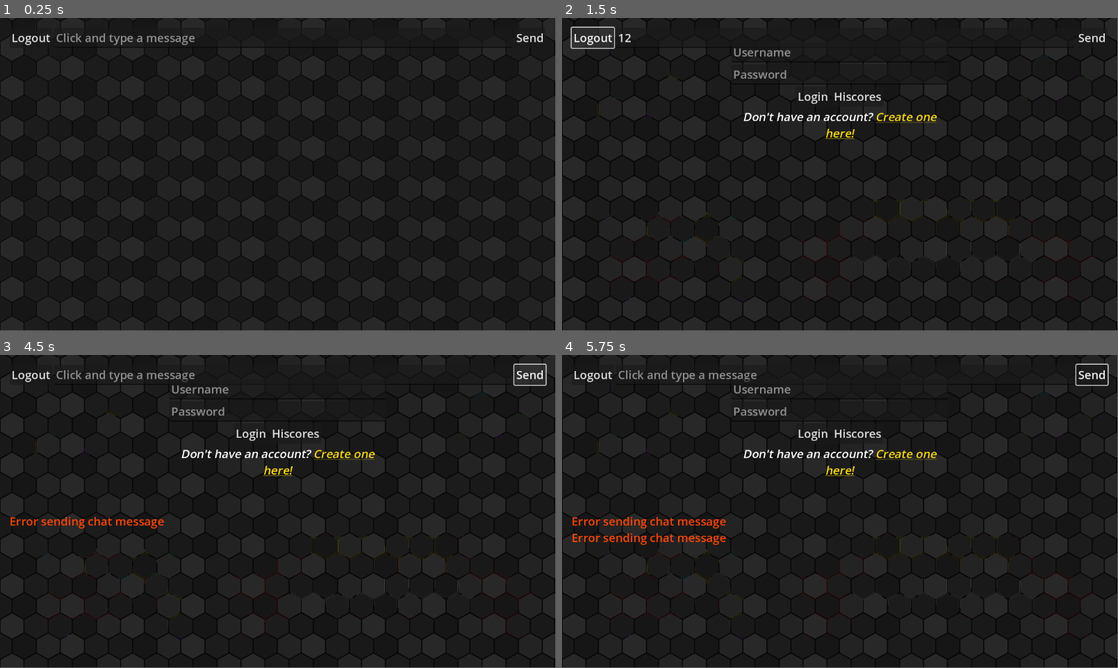
Above: before the commit, frames 1-4 (two rows, left to right).
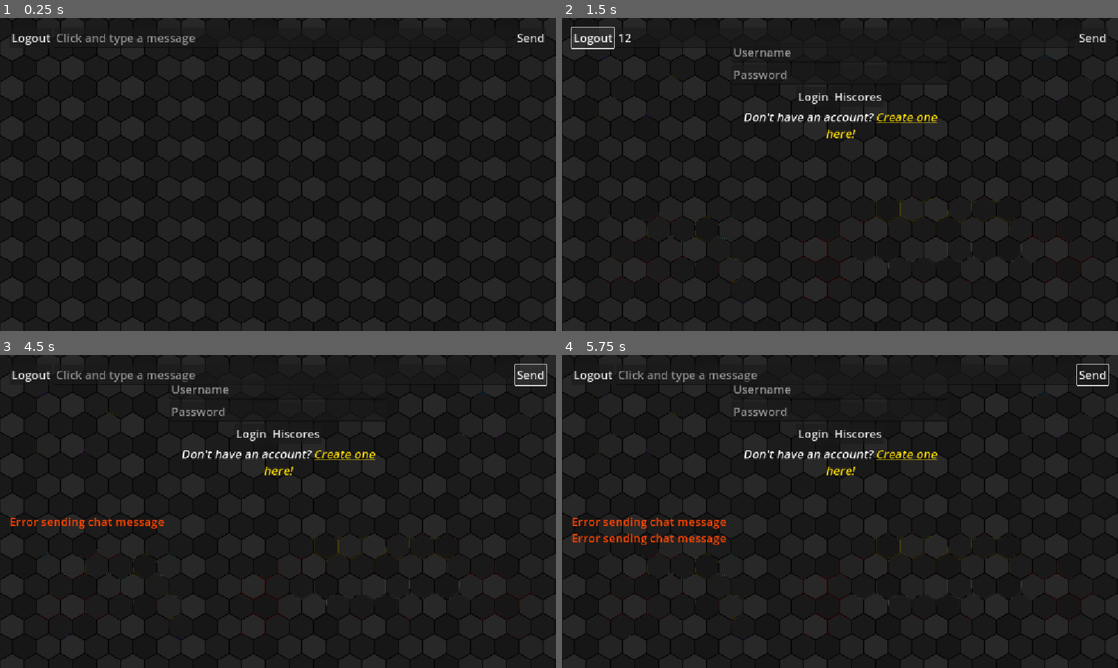
Above: after the commit, the same moments.

Repository: bugblazer/nodeHunger
Game: Godot game, scene res://states/ingame/ingame.tscn
Two runs of this game, one before a commit and one after it. Both use one fixed random seed, a clock stepped at 60 frames per second and the inputs below. This scene is started directly instead of the project's main scene.
Inputs (mouse positions are in pixels of both pictures, inside the frame that each line leads up to):
- Up to frame 1 (0.25 s): no input
- Up to frame 2 (1.5 s): click (845, 36) at 0.52 s; type "12" at 0.6 s; click "Logout" at 1.25 s
- Up to frame 3 (4.5 s): click (278, 389) at 2.02 s; type "Alex" at 2.1 s; click (278, 411) at 2.25 s; type "12" at 2.33 s; click "Login" at 2.75 s; click "Hiscores" at 3.5 s; click "Send" at 4.25 s
- Up to frame 4 (5.75 s): tap Enter at 5 s; drag from (840, 527) to (895, 442) at 5.02 s
In our replay, the window is 799x449 before the commit and 800x450 after it. These sizes can differ from the game's own. Grey fills any space a smaller window leaves; there, only what the larger window draws over its background counts as a difference.

The runs differ from the first frame. In frame 1, 1.0% of the frame differs, in the area x 0-100%, y 0-100%; in frame 2, 2.1%; in frame 3, 2.6%; in frame 4, 2.9%.

Commit message:
Client: fill the window, names grow with blobs, wider leaderboard
- project.godot: stretch mode canvas_items, aspect expand, dark clear colour (the stretch setting had never been committed).
- classes/cover_background: menu backgrounds scale to cover the window, anchored to the bottom so the logo stays in view.
- Nameplates: LabelSettings overrides theme font sizes, so the old font-size override did nothing. Each blob now gets its own LabelSettings and the font (and outline) grow with its radius.
- In-game leaderboard: 260px wide, no horizontal scrolling, names truncated with an ellipsis, scores right-aligned.

Diff:
--- /dev/null
+++ b/client/classes/cover_background/cover_background.gd
@@ -0,0 +1,16 @@
+extends Sprite2D
+## Scales a full-screen menu background so it always covers the window, whatever
+## its shape, without stretching the art. Wider or taller windows crop the top of
+## the picture, so the logo and mascot along the bottom stay in view.
+
+func _ready() -> void:
+	get_viewport().size_changed.connect(_fit)
+	_fit()
+
+func _fit() -> void:
+	var art := region_rect.size if region_enabled else texture.get_size()
+	var view := get_viewport_rect().size
+	var s: float = max(view.x / art.x, view.y / art.y)
+	centered = false
+	scale = Vector2(s, s)
+	position = Vector2((view.x - art.x * s) / 2.0, view.y - art.y * s)
--- a/client/classes/hiscores/hiscores.tscn
+++ b/client/classes/hiscores/hiscores.tscn
@@ -9,6 +9,7 @@
 grow_horizontal = 2
 grow_vertical = 2
 size_flags_vertical = 2
+horizontal_scroll_mode = 0
 script = ExtResource("1_810hp")
 
 [node name="VBoxContainer" type="VBoxContainer" parent="."]
@@ -21,12 +22,16 @@
 size_flags_vertical = 0
 
 [node name="Name" type="Label" parent="VBoxContainer/HBoxContainer"]
-custom_minimum_size = Vector2(150, 0)
+custom_minimum_size = Vector2(120, 0)
 layout_mode = 2
 size_flags_horizontal = 3
 text = "Abdul"
+clip_text = true
+text_overrun_behavior = 3
 
 [node name="Score" type="Label" parent="VBoxContainer/HBoxContainer"]
 layout_mode = 2
+custom_minimum_size = Vector2(90, 0)
 size_flags_horizontal = 8
 text = "1234"
+horizontal_alignment = 2
--- a/client/objects/actor/actor.gd
+++ b/client/objects/actor/actor.gd
@@ -53,6 +53,10 @@
 
 	_collision_shape.radius = radius
 	_nameplate.text = actor_name
+	# The scene's LabelSettings resource is shared by every blob, and it overrides
+	# theme font sizes. Give each blob its own copy so its name can grow with it.
+	_nameplate.label_settings = _nameplate.label_settings.duplicate()
+	_update_nameplate()
 
 func _process(delta: float) -> void:
 	if not is_equal_approx(_camera.zoom.x, _target_zoom):
@@ -101,7 +105,7 @@
 
 func _update_zoom() -> void:
 	if is_node_ready():
-		_nameplate.add_theme_font_size_override("font_size", max(16, radius / 2))
+		_update_nameplate()
 
 	if not is_player:
 		return
@@ -114,3 +118,10 @@
 #drawing the player blob
 func _draw() -> void:
 	draw_circle(Vector2.ZERO, _collision_shape.radius, color)
+
+## The name grows with the blob: half the radius, never smaller than 16. The
+## outline grows too, so big names stay readable over other blobs.
+func _update_nameplate() -> void:
+	var settings := _nameplate.label_settings
+	settings.font_size = int(max(16.0, radius / 2.0))
+	settings.outline_size = int(max(4.0, settings.font_size / 6.0))
--- a/client/project.godot
+++ b/client/project.godot
@@ -20,6 +20,13 @@
 WS="*res://websockets.gd"
 GameManager="*res://game_manager.gd"
 
+[display]
+
+window/size/viewport_width=1152
+window/size/viewport_height=648
+window/stretch/mode="canvas_items"
+window/stretch/aspect="expand"
+
 [editor_plugins]
 
 enabled=PackedStringArray("res://addons/protobuf/plugin.cfg")
@@ -28,3 +35,4 @@
 
 renderer/rendering_method="gl_compatibility"
 renderer/rendering_method.mobile="gl_compatibility"
+environment/defaults/default_clear_color=Color(0.08, 0.08, 0.09, 1)
--- a/client/states/browsing_hiscores/browsing_hiscores.tscn
+++ b/client/states/browsing_hiscores/browsing_hiscores.tscn
@@ -1,10 +1,12 @@
-[gd_scene load_steps=6 format=3 uid="uid://4dixftth84gm"]
+[gd_scene load_steps=7 format=3 uid="uid://4dixftth84gm"]
 
 [ext_resource type="Script" uid="uid://belgmahuq01p4" path="res://states/browsing_hiscores/browsing_hiscores.gd" id="1_0a663"]
 [ext_resource type="Theme" uid="uid://bescrmgmffkug" path="res://resources/game_theme.tres" id="2_extph"]
 [ext_resource type="PackedScene" uid="uid://ctwq660v0npav" path="res://classes/hiscores/hiscores.tscn" id="2_gr358"]
 [ext_resource type="Script" uid="uid://8qda8samenj8" path="res://classes/log/log.gd" id="3_jq3og"]
 [ext_resource type="Texture2D" uid="uid://bqf06g8ji7ppq" path="res://resources/ui_bg(highscore) re.png" id="4_o6vvw"]
+
+[ext_resource type="Script" path="res://classes/cover_background/cover_background.gd" id="cover_bg"]
 
 [node name="BrowsingHiscores" type="Node"]
 script = ExtResource("1_0a663")
@@ -60,3 +62,4 @@
 centered = false
 region_enabled = true
 region_rect = Rect2(0, 0, 1152, 648)
+script = ExtResource("cover_bg")
--- a/client/states/connected/connected.tscn
+++ b/client/states/connected/connected.tscn
@@ -6,6 +6,8 @@
 [ext_resource type="PackedScene" uid="uid://bt2fnmor3rgtg" path="res://classes/login_form/login_form.tscn" id="2_x7iwh"]
 [ext_resource type="Texture2D" uid="uid://bx4gjuvqfg4ew" path="res://resources/ui_bg az.png" id="3_kh2bm"]
 [ext_resource type="PackedScene" uid="uid://chbcdqs1r153b" path="res://classes/register_form/register_form.tscn" id="3_tk3qr"]
+
+[ext_resource type="Script" path="res://classes/cover_background/cover_background.gd" id="cover_bg"]
 
 [node name="Connected" type="Node"]
 script = ExtResource("1_idi6s")
@@ -59,3 +61,4 @@
 centered = false
 region_enabled = true
 region_rect = Rect2(0, 0, 1152, 648)
+script = ExtResource("cover_bg")
--- a/client/states/ingame/ingame.tscn
+++ b/client/states/ingame/ingame.tscn
@@ -43,7 +43,7 @@
 text = "Send"
 
 [node name="Hiscores" parent="UI/MarginContainer/VBoxContainer" instance=ExtResource("3_wuwgw")]
-custom_minimum_size = Vector2(200, 150)
+custom_minimum_size = Vector2(260, 150)
 layout_mode = 2
 size_flags_horizontal = 8
 
Not shown: 1 places in client/states/connected/connected.tscn that only renumber resources
